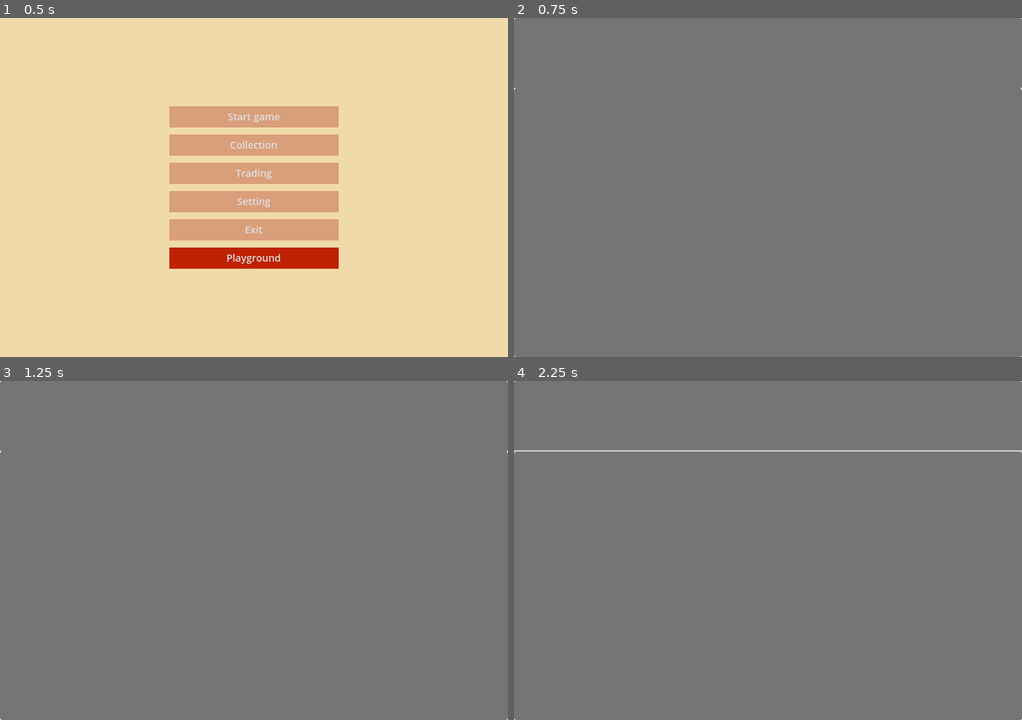
Above: before the commit, frames 1-4 (two rows, left to right).
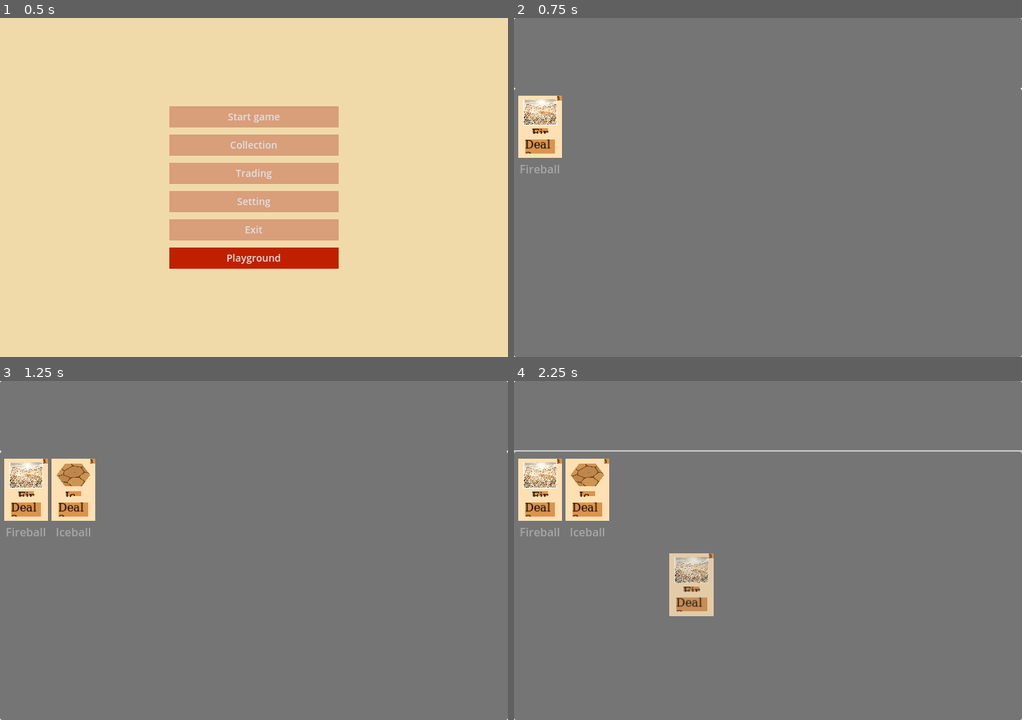
Above: after the commit, the same moments.

Repository: DarkDragonanDy/Project_card
Game: Godot game, scene res://Scenes/node_scene.tscn
Same seed, same stepped clock (60 frames per second), same inputs: the game is played once before the commit and once after it.
Inputs (mouse positions are in pixels of both pictures, inside the frame that each line leads up to):
- Up to frame 1 (0.5 s): no input
- Up to frame 2 (0.75 s): click "Collection" at 0.5 s
- Up to frame 3 (1.25 s): no input
- Up to frame 4 (2.25 s): tap Enter at 1.25 s; move the mouse to (879, 533) at 1.27 s; click (879, 533) at 1.42 s; tap Space at 2 s; drag from (666, 567) to (742, 618) at 2.02 s

Frame 1 is identical in both runs. In frame 2, 1.6% of the frame differs, in the area x 0-10%, y 22-46%; in frame 3, 3.3%; in frame 4, 4.9%, in the area x 0-40%, y 22-70%.

Commit message:
build week 1, day 7
Developed further deck system

Diff:
--- a/Scenes/collection.tscn
+++ b/Scenes/collection.tscn
@@ -1,6 +1,8 @@
-[gd_scene load_steps=2 format=3 uid="uid://chphfet22thsu"]
+[gd_scene load_steps=4 format=3 uid="uid://chphfet22thsu"]
 
 [ext_resource type="Script" uid="uid://g6c6uisjo8mg" path="res://Scripts/item_list_collection.gd" id="1_d2ee6"]
+[ext_resource type="Script" uid="uid://bn7qb655xorr0" path="res://Scripts/deck_manager.gd" id="1_f77j5"]
+[ext_resource type="Script" uid="uid://cfwdxi4w6hgyg" path="res://Scripts/deck_modification_manager.gd" id="2_ungwm"]
 
 [node name="Collection" type="Control"]
 layout_mode = 3
@@ -21,15 +23,15 @@
 dragger_visibility = 2
 drag_area_highlight_in_editor = true
 
-[node name="Collection_list" type="Control" parent="VSplitContainer"]
+[node name="Deck" type="Control" parent="VSplitContainer"]
 layout_mode = 2
 
-[node name="ColorRect" type="ColorRect" parent="VSplitContainer/Collection_list"]
+[node name="ColorRect" type="ColorRect" parent="VSplitContainer/Deck"]
 layout_mode = 2
 anchor_right = 1.0
 anchor_bottom = 1.0
 
-[node name="ItemList" type="ItemList" parent="VSplitContainer/Collection_list"]
+[node name="Deck_list" type="ItemList" parent="VSplitContainer/Deck"]
 layout_mode = 1
 anchors_preset = 15
 anchor_right = 1.0
@@ -38,26 +40,37 @@
 grow_vertical = 2
 allow_reselect = true
 allow_rmb_select = true
-auto_width = true
-auto_height = true
-item_count = 1
+wraparound_items = false
 
-[node name="Deck" type="Control" parent="VSplitContainer"]
+[node name="Deck_manager" type="Control" parent="VSplitContainer/Deck"]
+layout_mode = 2
+anchors_preset = 0
+offset_top = 100.0
+offset_right = 720.0
+offset_bottom = 480.0
+script = ExtResource("1_f77j5")
+
+[node name="Collection" type="Control" parent="VSplitContainer"]
 layout_mode = 2
 
-[node name="ColorRect2" type="ColorRect" parent="VSplitContainer/Deck"]
+[node name="ColorRect2" type="ColorRect" parent="VSplitContainer/Collection"]
 layout_mode = 2
 anchor_right = 1.0
 anchor_bottom = 1.0
 
-[node name="ItemList_collection" type="ItemList" parent="VSplitContainer/Deck"]
+[node name="Collection_list" type="ItemList" parent="VSplitContainer/Collection"]
 layout_mode = 1
 anchors_preset = 15
 anchor_right = 1.0
 anchor_bottom = 1.0
 grow_horizontal = 2
 grow_vertical = 2
+allow_reselect = true
 wraparound_items = false
 max_columns = 3
 same_column_width = true
 script = ExtResource("1_d2ee6")
+
+[node name="Deck_modification_manager" type="Control" parent="VSplitContainer"]
+layout_mode = 2
+script = ExtResource("2_ungwm")
--- a/Scenes/node.gd
+++ /dev/null
@@ -1 +0,0 @@
-extends Node
--- a/Scripts/Scripts_card/card_database.gd
+++ b/Scripts/Scripts_card/card_database.gd
@@ -30,3 +30,4 @@
 		data_instance.card_cost,
 		data_instance.card_art
 	)
+	return texture
--- a/Scripts/Scripts_card/card_template.gd
+++ b/Scripts/Scripts_card/card_template.gd
@@ -39,7 +39,7 @@
 
 
 # Even simpler version using existing nodes
-static func generate_card_texture(name: String, desc: String, cost: int, art_texture: Texture2D = null, texture_size: Vector2 = Vector2(63.5, 88.9)) -> ImageTexture:
+static func generate_card_texture(name: String, desc: String, cost: int, art_texture: Texture2D = null, texture_size: Vector2 = Vector2(635, 889)) -> ImageTexture:
 	# Get current scene to add viewport to
 	var current_scene = Engine.get_main_loop().root.get_child(Engine.get_main_loop().root.get_child_count() - 1)
 
@@ -54,8 +54,10 @@
 
 	# Create card
 	var card = card_scene.instantiate()
+
 	viewport.add_child(card)
-	card.position = texture_size / 2
+	card.scale = Vector2(10, 10)
+	card.position = texture_size /2
 
 	# Wait for nodes to be ready
 	await current_scene.get_tree().process_frame
@@ -79,7 +81,7 @@
 
 	# Wait for rendering
 	await current_scene.get_tree().process_frame
-	await current_scene.get_tree().process_frame
+
 
 	# Capture
 	var image = viewport.get_texture().get_image()
--- /dev/null
+++ b/Scripts/deck_manager.gd
@@ -0,0 +1,78 @@
+extends Node
+# Deck management script
+# Attach this to a Node child of your Deck container
+
+@onready var deck_list: ItemList = $"../Deck_list"
+
+# Deck configuration
+var max_cards: int = 30  # Maximum cards allowed in deck
+var current_card_count: int = 0
+
+# Visual feedback
+var is_hovering: bool = false
+
+func _ready():
+	# Configure deck list for horizontal layout
+	deck_list.max_columns = 0  # 0 means unlimited columns (horizontal layout)
+	deck_list.same_column_width = true
+	deck_list.fixed_icon_size = Vector2(63.5, 88.9)  # Adjust this to match 1/10th of your card size
+	deck_list.icon_mode = ItemList.ICON_MODE_TOP
+
+	# Connect deck events
+	deck_list.mouse_entered.connect(_on_deck_mouse_entered)
+	deck_list.mouse_exited.connect(_on_deck_mouse_exited)
+	deck_list.item_selected.connect(_on_item_selected)
+
+	# Optional: Set item selection mode
+	deck_list.select_mode = ItemList.SELECT_SINGLE
+
+func add_card(card_name: String, card_icon: Texture2D):
+	# Check if deck is full
+	if current_card_count >= max_cards:
+		print("Deck is full! Maximum cards: ", max_cards)
+		return false
+
+	# Create a scaled version of the icon
+	var scaled_icon = ImageTexture.new()
+	var image = card_icon.get_image()
+	image.resize(image.get_width() / 10, image.get_height() / 10, Image.INTERPOLATE_BILINEAR)
+	scaled_icon.set_image(image)
+
+	# Add the card
+	deck_list.add_item(card_name, scaled_icon)
+	current_card_count += 1
+
+	# Optional: Show count in deck name or somewhere else
+	_update_deck_display()
+
+	return true
+
+func remove_card(index: int):
+	if index >= 0 and index < deck_list.get_item_count():
+		deck_list.remove_item(index)
+		current_card_count -= 1
+		_update_deck_display()
+
+func _on_item_selected(index: int):
+	# Handle card selection in deck (e.g., for removal or inspection)
+	print("Selected card: ", deck_list.get_item_text(index))
+
+func _on_deck_mouse_entered():
+	is_hovering = true
+	# Visual feedback when hovering
+	deck_list.modulate = Color(1.1, 1.1, 1.1)
+
+func _on_deck_mouse_exited():
+	is_hovering = false
+	# Reset visual feedback
+	deck_list.modulate = Color.WHITE
+
+func _update_deck_display():
+	# Update any UI elements that show deck status
+	# For example, you could update a label showing card count
+	print("Deck size: ", current_card_count, "/", max_cards)
+
+	# If you have a label node for deck count, update it here:
+	# var deck_label = get_node_or_null("../DeckLabel")
+	# if deck_label:
+	#     deck_label.text = "Deck: %d/%d" % [current_card_count, max_cards]
--- /dev/null
+++ b/Scripts/deck_modification_manager.gd
@@ -0,0 +1,113 @@
+
+
+# Option 2: Using absolute paths from root
+extends Control
+# Main controller for drag and drop functionality
+# Attach this to a Control node that can access both lists
+
+# Option 1: Using relative paths from current position
+@onready var collection_list: ItemList = $"../Collection/Collection_list"
+@onready var deck_list: ItemList = $"../Deck/Deck_list"
+
+# Variables for drag state
+var is_dragging: bool = false
+var dragged_item_data: Dictionary = {}
+var drag_visual: TextureRect
+
+# Reference to deck manager (if needed for communication)
+var deck_manager: Node
+
+func _ready():
+	# Connect to collection input
+	collection_list.gui_input.connect(_on_collection_input)
+
+	# Find and store reference to deck manager if it exists
+	deck_manager = get_node_or_null("../Deck/Deck_manager")
+
+func _on_collection_input(event: InputEvent):
+	if event is InputEventMouseButton:
+		if event.button_index == MOUSE_BUTTON_LEFT:
+			if event.pressed:
+				# Start dragging
+				var index = collection_list.get_item_at_position(event.position)
+				if index != -1:
+					_start_drag(index)
+			else:
+				# End dragging
+				if is_dragging:
+					_handle_drop()
+
+func _start_drag(index: int):
+	# Store the dragged item data
+	dragged_item_data = {
+		"index": index,
+		"text": collection_list.get_item_text(index),
+		"icon": collection_list.get_item_icon(index)
+	}
+
+	# Create visual representation
+	drag_visual = TextureRect.new()
+	drag_visual.texture = dragged_item_data.icon
+	drag_visual.mouse_filter = Control.MOUSE_FILTER_IGNORE
+	drag_visual.modulate.a = 0.8  # Slight transparency
+
+	# Scale down to 1/10th of original size
+	drag_visual.scale = Vector2(0.1, 0.1)
+
+	# Add to scene at top level to ensure it renders above everything
+	get_tree().root.add_child(drag_visual)
+
+	# Position at mouse (accounting for scaled size)
+	var mouse_pos = get_global_mouse_position()
+	var scaled_size = drag_visual.size * drag_visual.scale
+	drag_visual.global_position = mouse_pos - (scaled_size / 2)
+
+	is_dragging = true
+
+func _handle_drop():
+	if not is_dragging:
+		return
+
+	# Check if mouse is over deck list
+	var mouse_pos = get_global_mouse_position()
+	var deck_rect = deck_list.get_global_rect()
+
+	if deck_rect.has_point(mouse_pos):
+		# If we have a deck manager, let it handle the add
+		if deck_manager and deck_manager.has_method("add_card"):
+			deck_manager.add_card(dragged_item_data.text, dragged_item_data.icon)
+		else:
+			# Otherwise add directly
+			# Create a scaled version of the icon for the deck
+			var scaled_icon = ImageTexture.new()
+			var image = dragged_item_data.icon.get_image()
+			image.resize(image.get_width() / 10, image.get_height() / 10, Image.INTERPOLATE_BILINEAR)
+			scaled_icon.set_image(image)
+
+			# Add card to deck with scaled icon
+			deck_list.add_item(dragged_item_data.text, scaled_icon)
+
+	# Clean up
+	_end_drag()
+
+func _end_drag():
+	is_dragging = false
+	dragged_item_data.clear()
+
+	# Remove visual
+	if is_instance_valid(drag_visual):
+		drag_visual.queue_free()
+		drag_visual = null
+
+func _input(event: InputEvent):
+	# Update drag visual position
+	if is_dragging and event is InputEventMouseMotion:
+		if is_instance_valid(drag_visual):
+			var scaled_size = drag_visual.size * drag_visual.scale
+			drag_visual.global_position = event.global_position - (scaled_size / 2)
+
+	# Handle mouse release anywhere in case it's outside our controls
+	if event is InputEventMouseButton:
+		if event.button_index == MOUSE_BUTTON_LEFT and not event.pressed:
+			if is_dragging:
+				_handle_drop()
--- a/Scripts/item_list_collection.gd
+++ b/Scripts/item_list_collection.gd
@@ -6,3 +6,18 @@
 
 
 # Array to store your created objects
+
+
+func _ready():
+	# Set ItemList to custom mode
+	item_list.set_icon_mode(ItemList.ICON_MODE_TOP)
+	item_list.set_fixed_icon_size(Vector2(63.5, 88.9))  # Card size
+
+	populate_with_card_scenes()
+
+func populate_with_card_scenes():
+	for card_name in CardDatabase.card_database.keys():
+		var card_instance = CardDatabase.create_card_instance(card_name)
+		var texture = await CardDatabase.art_capture(card_name)
+		item_list.add_item(card_instance.card_name)
+		item_list.set_item_icon(item_list.get_item_count() - 1, texture)
Not shown, removed: Scenes/node.gd.uid
Not shown, added: Scripts/deck_manager.gd.uid
Not shown, added: Scripts/deck_modification_manager.gd.uid
Binary file removed: fire_bolt.png
Binary file changed: fireball.png
Not shown, changed: fireball.png.import
Binary file added: iceball.png
Not shown, changed: iceball.png.import
